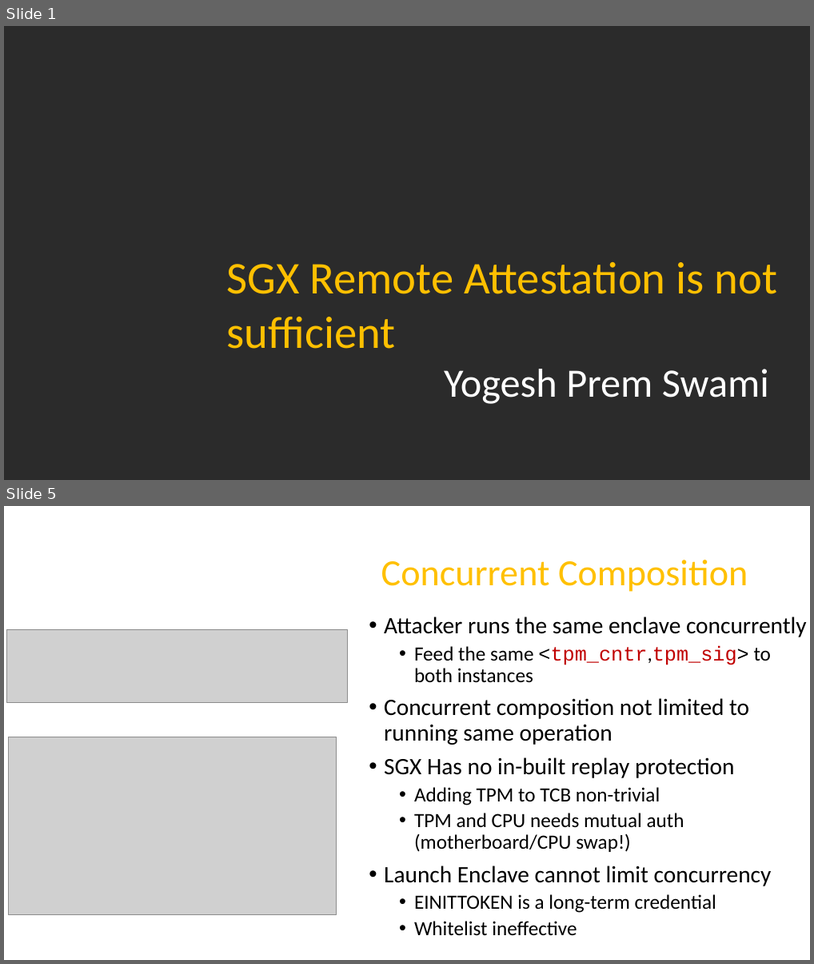
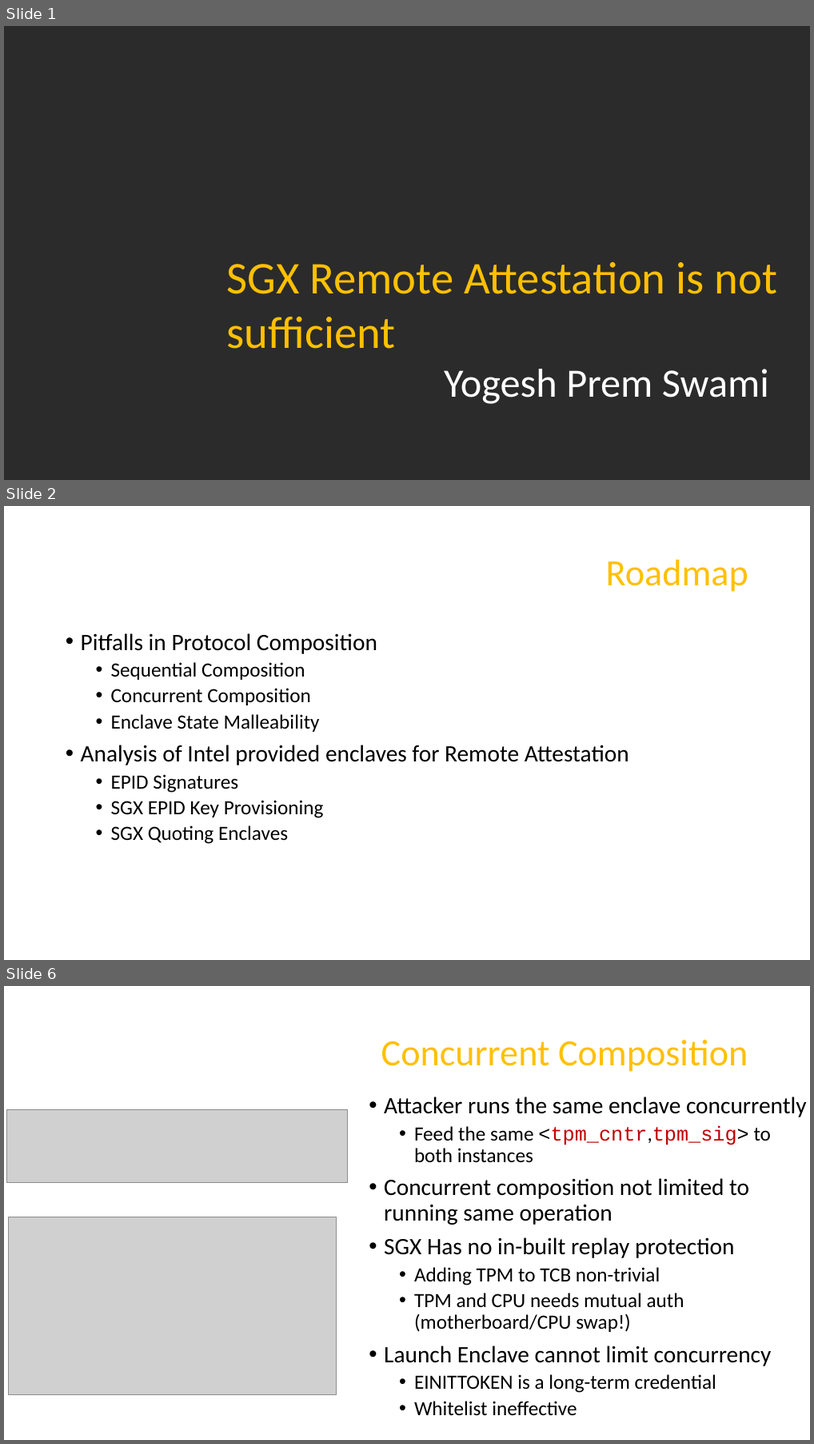
Before and after one commit to axelexic/sgx_remote_attestation_bh_17, a slide deck: presentation/us-17-Swami-SGX-Remote-Attestation-Is-Not-Sufficient.pptx. Shown one above the other, each under a label of ours: slides 1 and 5 before the commit, slides 1, 2 and 6 after it; the slides between them are not shown. The pictures are 814x964 and 814x1444 pixels, drawn with LibreOffice and Linux fonts; fonts in the diff are those of the drawing; grey boxes stand for pictures; background and template pictures are left out; a plain dark background stands for a picture behind light text. Boxes give left, top, right and bottom in pixels: in the first picture for what was removed or moved away, otherwise in the second. Text is boxed around its words. In the diff, an @@ line names an element or a change of style, - is before the commit and + after.

```diff
--- a/presentation/us-17-Swami-SGX-Remote-Attestation-Is-Not-Sufficient.pptx
+++ b/presentation/us-17-Swami-SGX-Remote-Attestation-Is-Not-Sufficient.pptx
@@ slide 2 added at box(4, 506, 810, 960), background picture (left out) @@
@@ title added at box(606, 560, 749, 592), 44 pt, text #FFC000 @@
+Roadmap
@@ text added at box(81, 633, 630, 844), 24 pt, text #000000 @@
+• Pitfalls in Protocol Composition
+  • Sequential Composition
+  • Concurrent Composition
+  • Enclave State Malleability
+• Analysis of Intel provided enclaves for Remote Attestation
+  • EPID Signatures
+  • SGX EPID Key Provisioning
+  • SGX Quoting Enclaves
@@ what was slide 5 is now slide 6 @@
```
Also in this commit, not shown: 7 slides changed, 1 other slide added, 1 slide removed.
